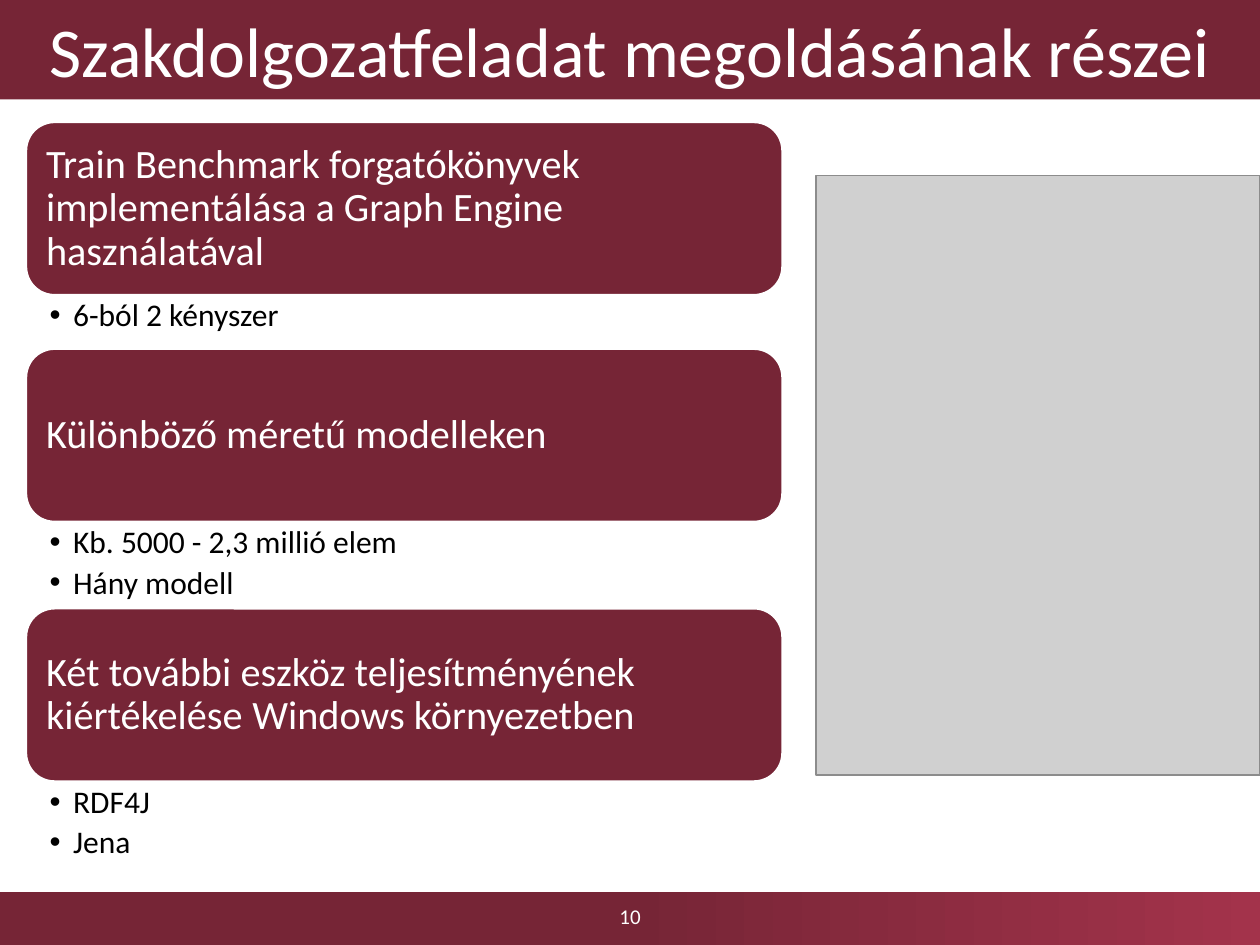
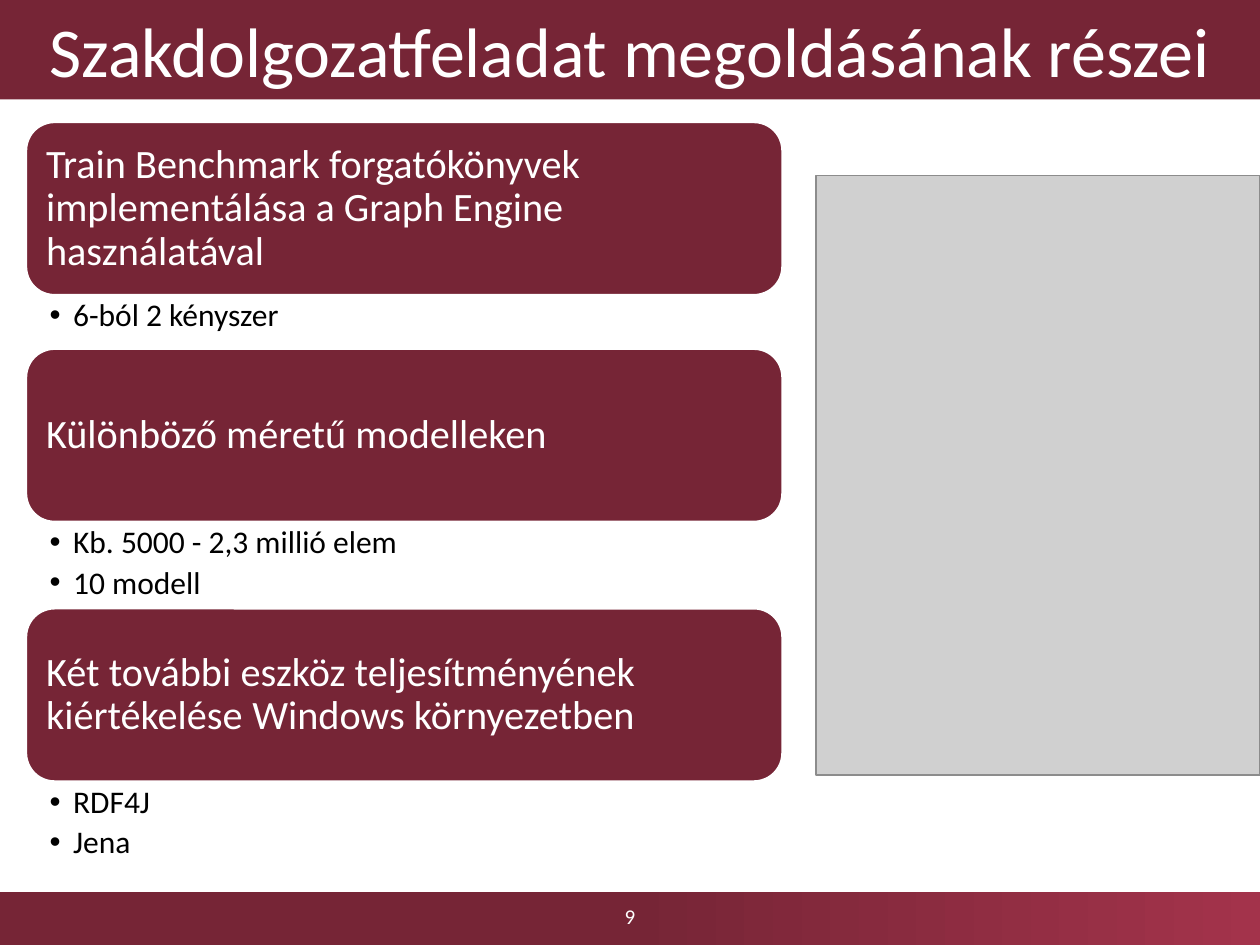
Before and after one commit to Kreestof/szakdolgozat-presentation, a slide deck: slide 9 of Dobosy_Kristof_szakdolgozat_2017_GraphEngine_0.pptx (slide 10 before the commit). Drawn at 1260x945 pixels with LibreOffice and Linux fonts; fonts in the diff are those of the drawing; grey boxes stand for pictures; background and template pictures are left out. Boxes give left, top, right and bottom in pixels: in the first picture for what was removed or moved away, otherwise in the second. Text is boxed around its words. In the diff, an @@ line names an element or a change of style, - is before the commit and + after.

Commit message:
hány modell
10

```diff
--- a/Dobosy_Kristof_szakdolgozat_2017_GraphEngine_0.pptx
+++ b/Dobosy_Kristof_szakdolgozat_2017_GraphEngine_0.pptx
@@ text at (x1=73, y1=572, x2=200, y2=595): text changed @@
-  • Hány modell
+  • 10 modell
@@ page number at (x1=625, y1=910, x2=636, y2=924): text changed @@
-10
+9
```
